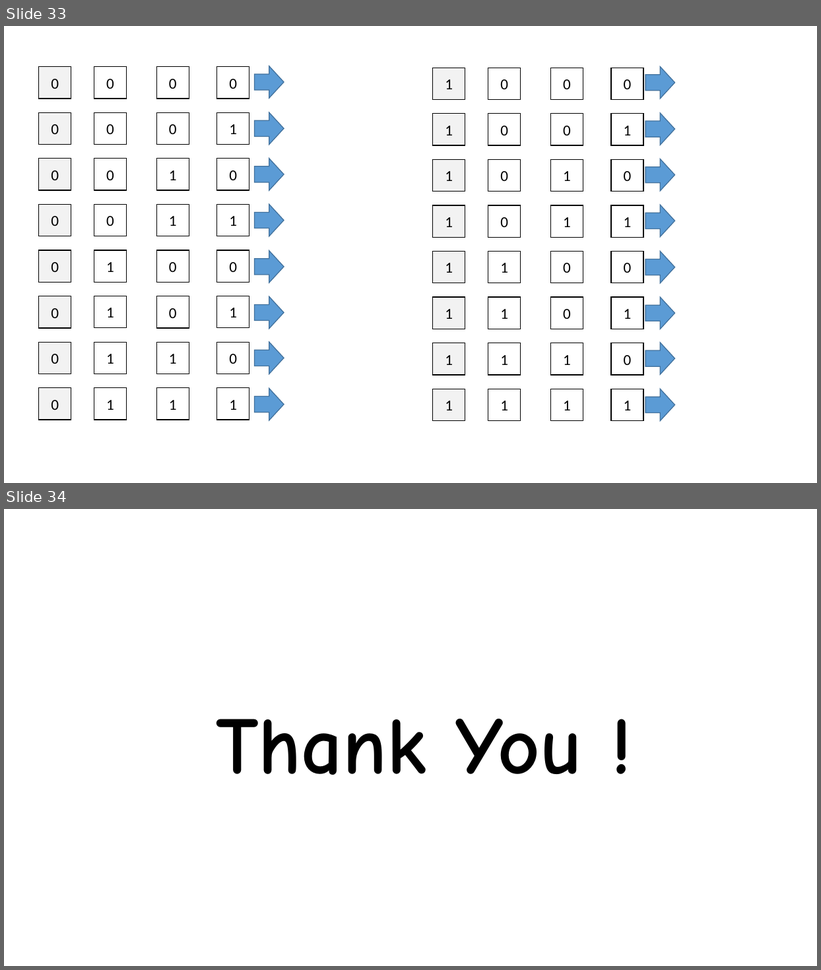
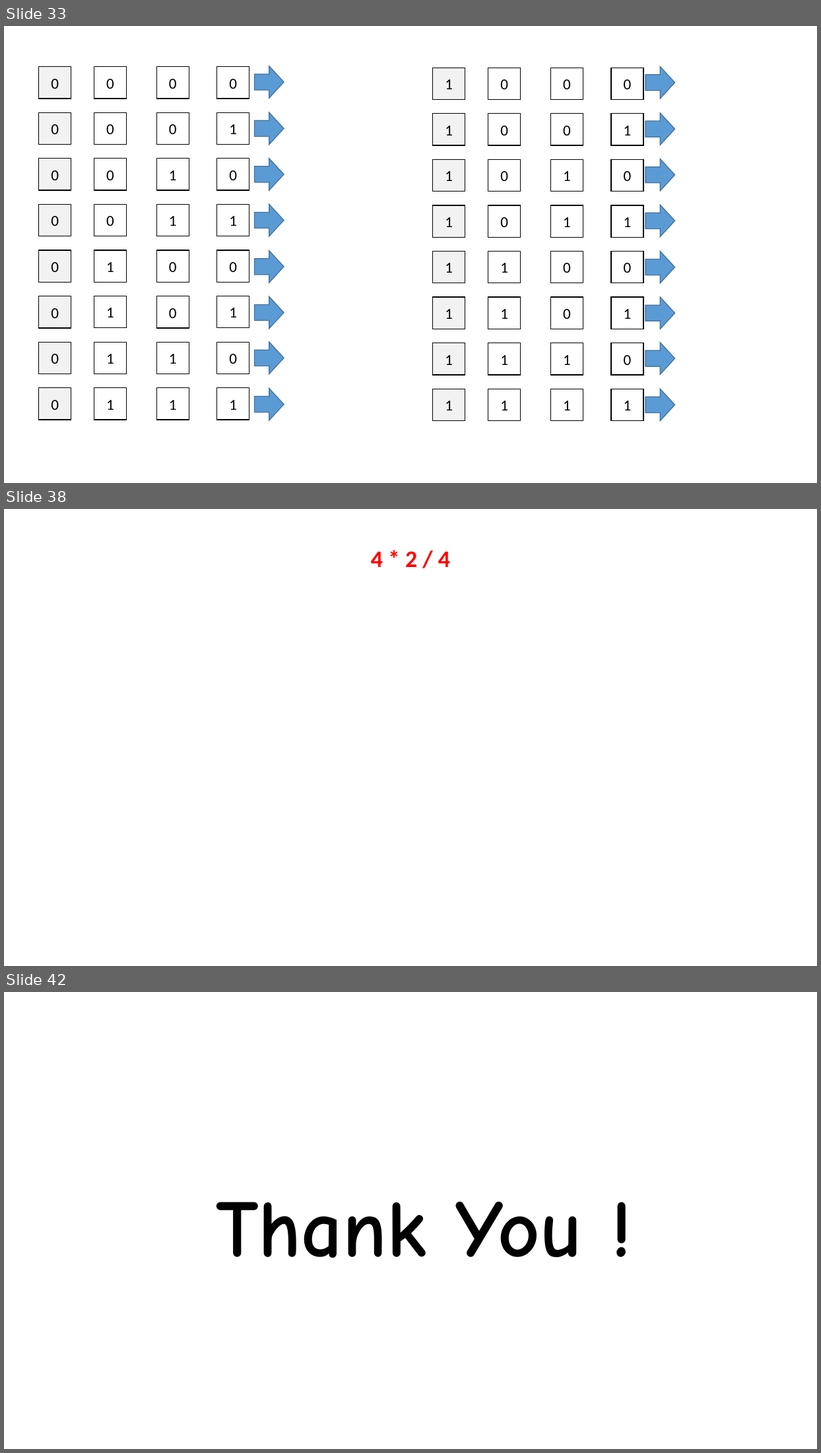
Before and after one commit to eusGithubwork/javaStudy, a slide deck: java.pptx. Shown one above the other, each under a label of ours: slides 33 and 34 before the commit, slides 33, 38 and 42 after it; the slides between them are not shown. The pictures are 821x970 and 821x1453 pixels, drawn with LibreOffice and Linux fonts; fonts in the diff are those of the drawing. Boxes give left, top, right and bottom in pixels: in the first picture for what was removed or moved away, otherwise in the second. Text is boxed around its words. In the diff, an @@ line names an element or a change of style, - is before the commit and + after.

```diff
--- a/java.pptx
+++ b/java.pptx
@@ slide 38 added at <box>4,509,817,966</box>, background #FFFFFF @@
@@ text added at <box>371,551,450,567</box>, 28 pt, text #FF0000, bold @@
+4 * 2 / 4
@@ what was slide 34 is now slide 42 @@
```
Also in this commit, not shown: 1 slide changed, 7 other slides added, 8 other files.
